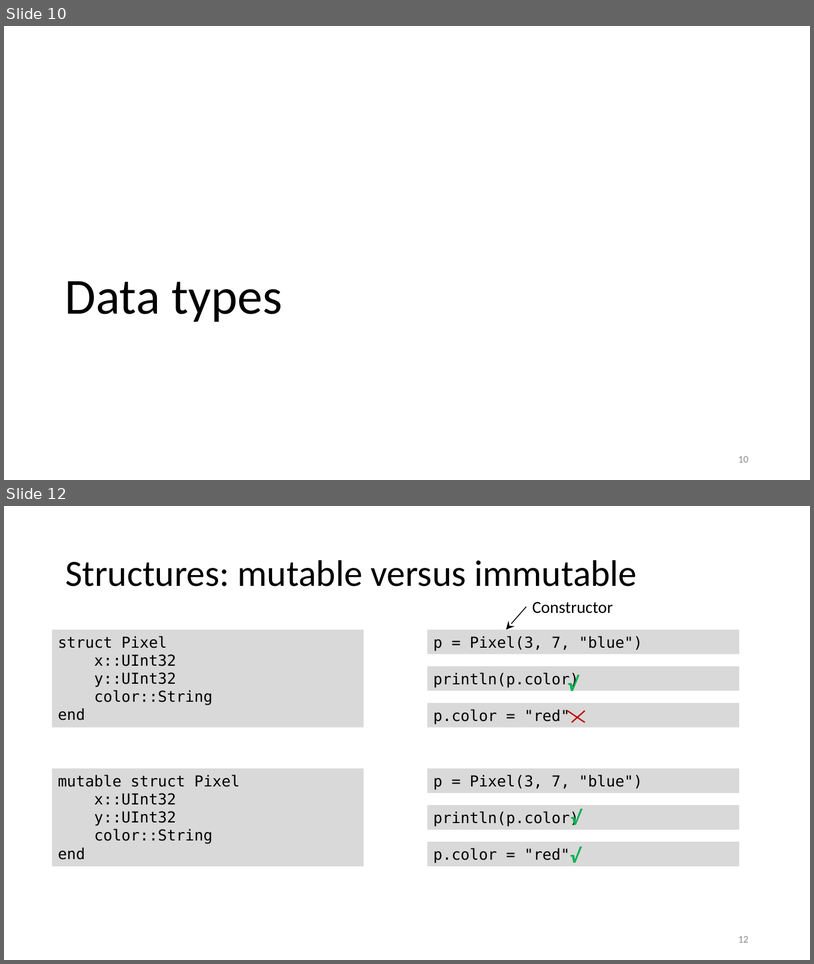
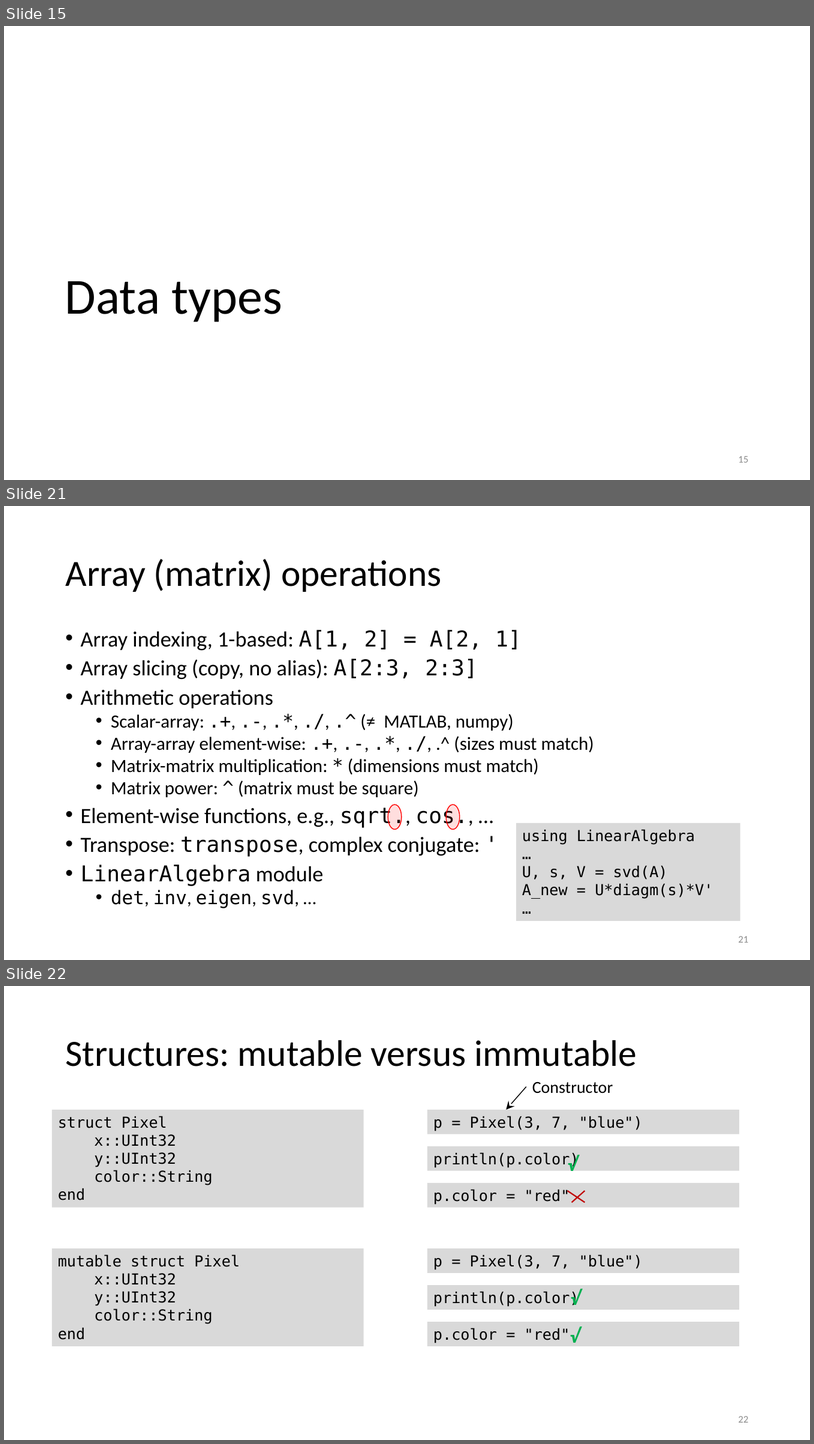
Before and after one commit to gjbex/Julia_good_bad_ugly, a slide deck: Julia,_good_back_ugly.pptx. Shown one above the other, each under a label of ours: slides 10 and 12 before the commit, slides 15, 21 and 22 after it; the slides between them are not shown. The pictures are 814x964 and 814x1444 pixels, drawn with LibreOffice and Linux fonts; fonts in the diff are those of the drawing. Boxes give left, top, right and bottom in pixels: in the first picture for what was removed or moved away, otherwise in the second. Text is boxed around its words. In the diff, an @@ line names an element or a change of style, - is before the commit and + after.

Commit message:
Add array section

```diff
--- a/Julia,_good_back_ugly.pptx
+++ b/Julia,_good_back_ugly.pptx
@@ slide 21 added at (4,506,810,960), background #FFFFFF @@
@@ title added at (65,559,442,592), 44 pt, text #000000 @@
+Array (matrix) operations
@@ text added at (81,630,594,908), 22.2 pt, text #000000 @@
+• Array indexing, 1-based: A[1, 2] = A[2, 1]
+• Array slicing (copy, no alias): A[2:3, 2:3]
+• Arithmetic operations
+  • Scalar-array: .+, .-, .*, ./, .^ (≠ MATLAB, numpy)
+  • Array-array element-wise: .+, .-, .*, ./, .^ (sizes must match)
+  • Matrix-matrix multiplication: * (dimensions must match)
+  • Matrix power: ^ (matrix must be square)
+• Element-wise functions, e.g., sqrt., cos., …
+• Transpose: transpose, complex conjugate: '
+• LinearAlgebra module
+  • det, inv, eigen, svd, …
@@ ellipse added at (388,804,402,829), fill #FF0000 at 13% opacity, outline #FF0000 1 pt @@
@@ ellipse added at (446,804,460,829), fill #FF0000 at 13% opacity, outline #FF0000 1 pt @@
@@ rectangle added at (516,823,741,921), fill #D9D9D9, 18 pt, text #000000 @@
+using LinearAlgebra
+…
+U, s, V = svd(A)
+A_new = U*diagm(s)*V'
+…
@@ page number added at (738,936,749,942), 12 pt, text #8C8C8C @@
+21
@@ what was slide 10 is now slide 15 @@
@@ page number at (738,456,749,462): text changed @@
-10
+15
@@ what was slide 12 is now slide 22 @@
@@ page number at (738,1416,749,1422): text changed @@
-12
+22
```
Also in this commit, not shown: 3 slides changed, 13 other slides added, 1 slide removed.
